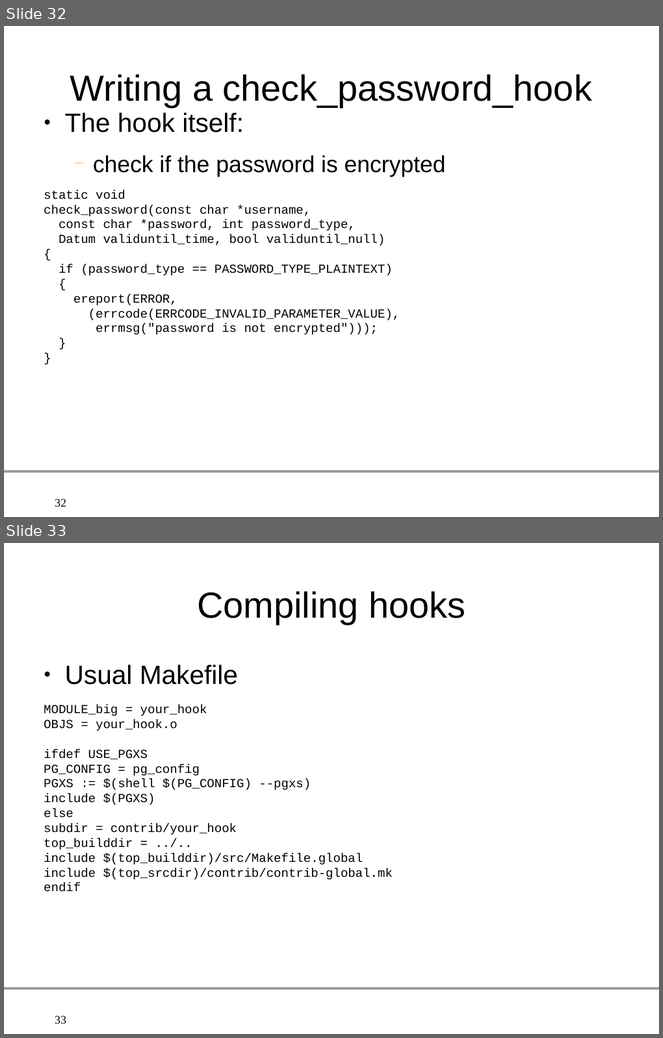
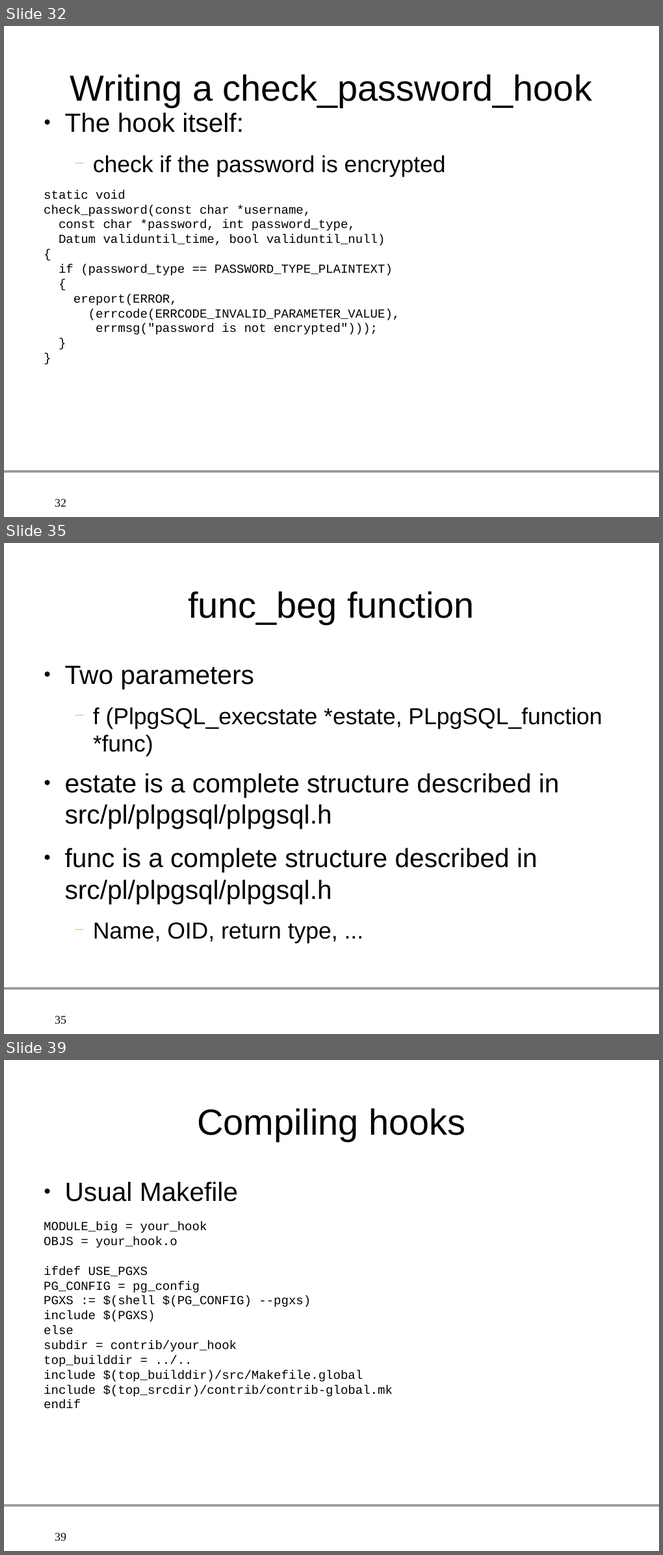
Before and after one commit to gleu/Hooks-in-PostgreSQL, a slide deck: hooks_in_postgresql.odp. Shown one above the other, each under a label of ours: slides 32 and 33 before the commit, slides 32, 35 and 39 after it; the slides between them are not shown. The pictures are 663x1038 and 663x1555 pixels, drawn with LibreOffice and Linux fonts; fonts in the diff are those of the drawing; background and template pictures are left out. Boxes give left, top, right and bottom in pixels: in the first picture for what was removed or moved away, otherwise in the second. Text is boxed around its words. In the diff, an @@ line names an element or a change of style, - is before the commit and + after.

Commit message:
Add more informations on PLpgsql plugin hooks, and an example

```diff
--- a/hooks_in_postgresql.odp
+++ b/hooks_in_postgresql.odp
@@ slide 35 added at [4, 543, 659, 1034], background #FFFFFF; not listed: 2 template elements that a slide beside it also shows @@
@@ title added at [188, 591, 475, 624], 44 pt, text #000000 @@
+func_beg function
@@ text added at [65, 666, 602, 944], 32 pt, text #000000 @@
+● Two parameters
+  − f (PlpgSQL_execstate *estate, PLpgSQL_function *func)
+● estate is a complete structure described in src/pl/plpgsql/plpgsql.h
+● func is a complete structure described in src/pl/plpgsql/plpgsql.h
+  − Name, OID, return type, ...
@@ what was slide 33 is now slide 39 @@
@@ page number at [55, 1533, 66, 1541]: text changed @@
-33
+39
```
Also in this commit, not shown: 2 slides changed, 6 other slides added, 1 slide removed, 3 other files.
